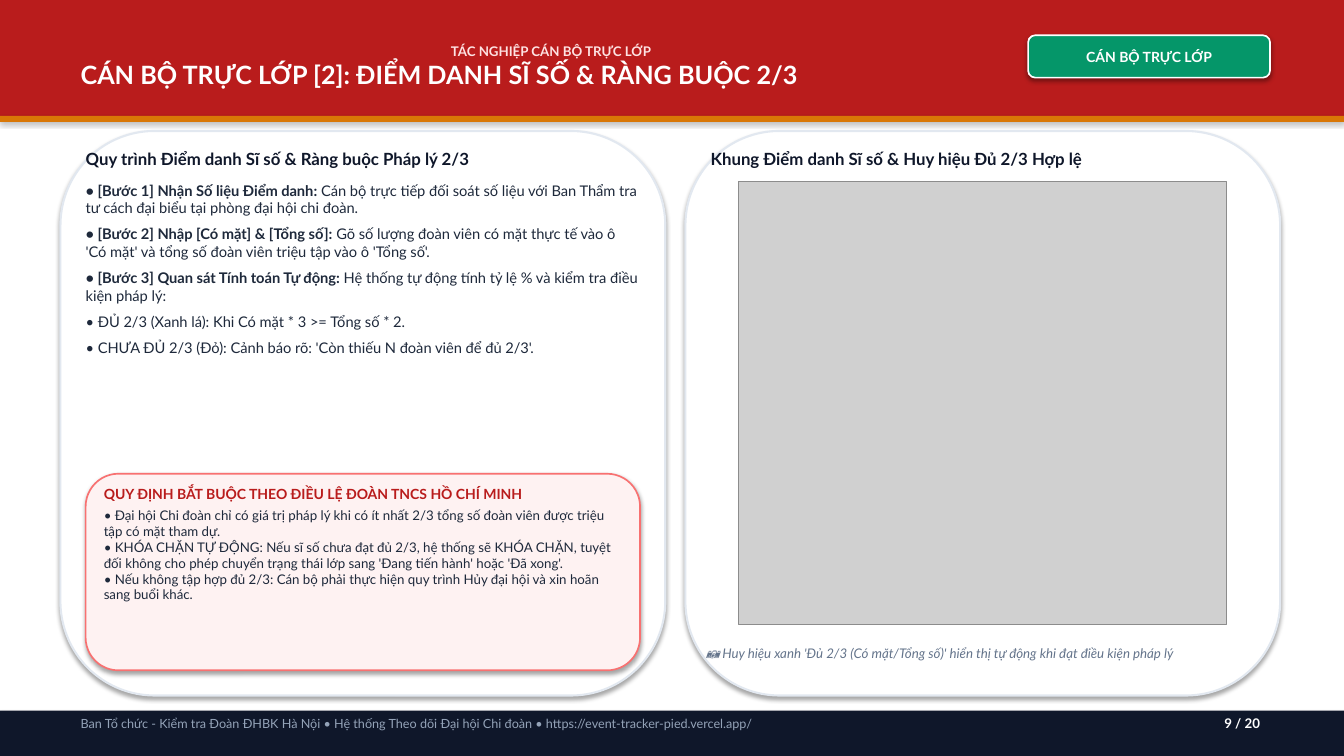
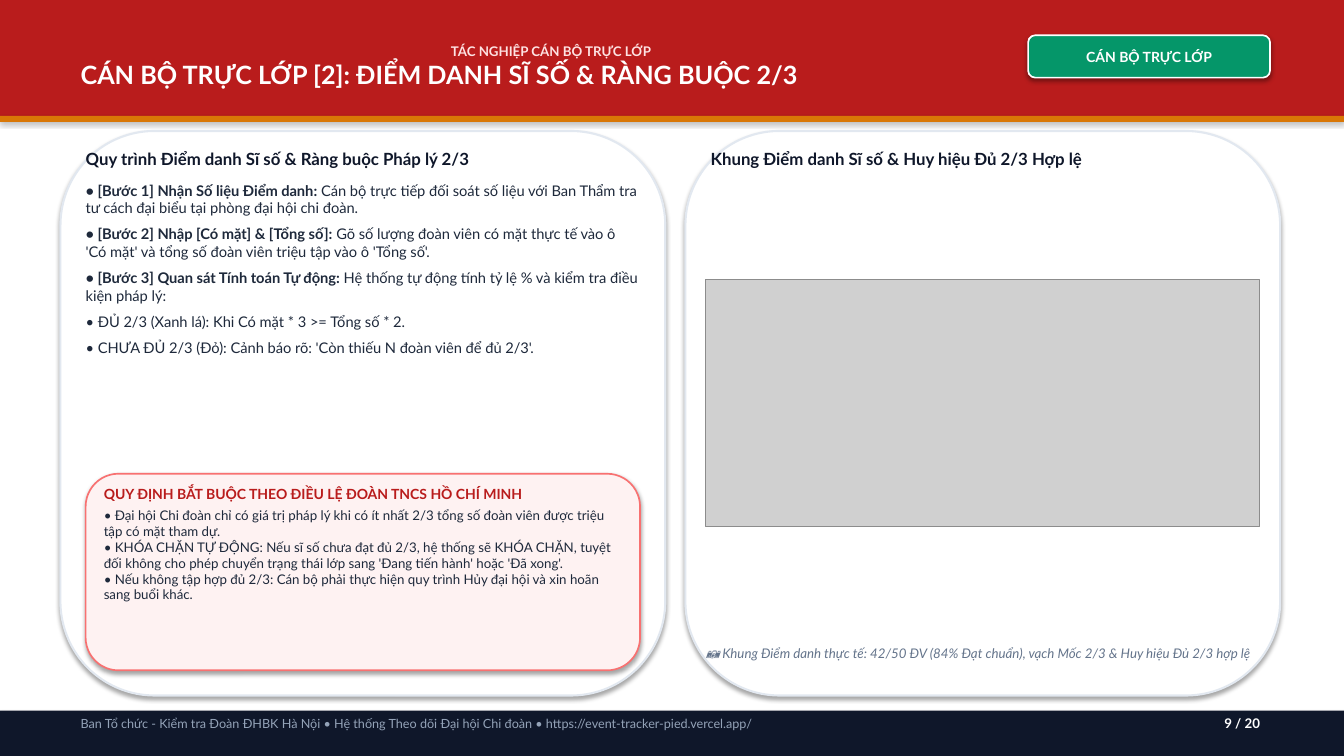
Before and after one commit to phamvietbach2006-max/Event-tracker, a slide deck: slide 9 of Huong_Dan_Su_Dung_He_Thong_Theo_Doi_Dai_Hoi.pptx. Drawn at 1344x756 pixels with LibreOffice and Linux fonts; fonts in the diff are those of the drawing; grey boxes stand for pictures. Boxes give left, top, right and bottom in pixels: in the first picture for what was removed or moved away, otherwise in the second. Text is boxed around its words. In the diff, an @@ line names an element or a change of style, - is before the commit and + after.

Commit message:
docs: audit and update presentation with crystal-clear live system screenshots

```diff
--- a/Huong_Dan_Su_Dung_He_Thong_Theo_Doi_Dai_Hoi.pptx
+++ b/Huong_Dan_Su_Dung_He_Thong_Theo_Doi_Dai_Hoi.pptx
@@ picture: place and size @@
-picture at box(739, 181, 1227, 625)
+picture at box(706, 280, 1260, 527)
@@ text at box(722, 647, 1250, 661): text changed @@
-📷 Huy hiệu xanh 'Đủ 2/3 (Có mặt/Tổng số)' hiển thị tự động khi đạt điều kiện pháp lý
+📷 Khung Điểm danh thực tế: 42/50 ĐV (84% Đạt chuẩn), vạch Mốc 2/3 & Huy hiệu Đủ 2/3 hợp lệ
```
Also in this commit, not shown: 13 other slides changed, 10 other files.
